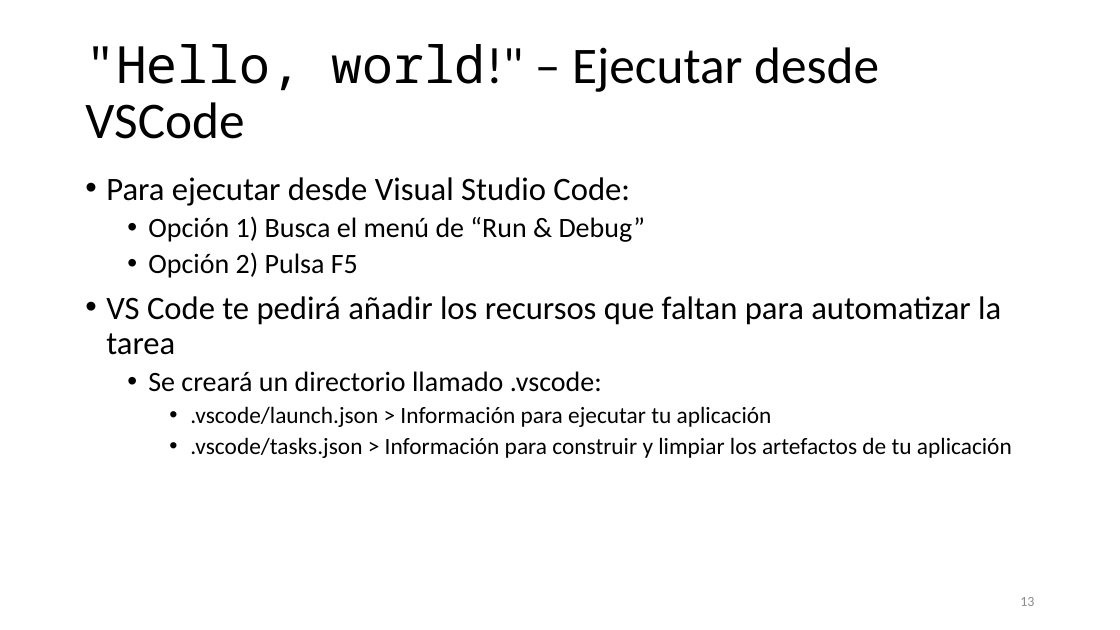
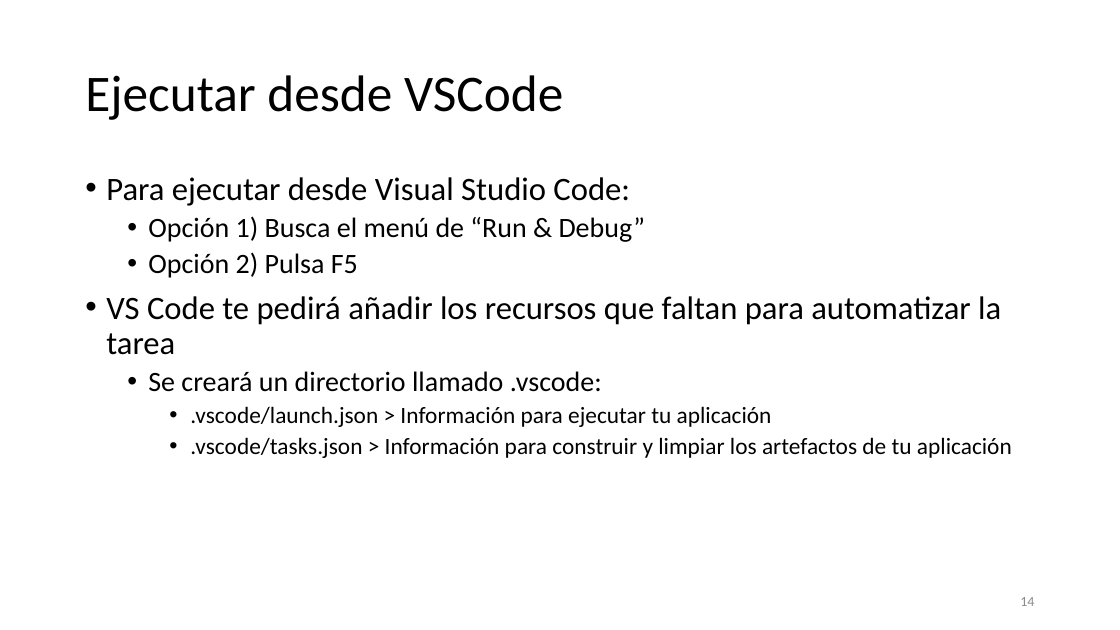
Before and after one commit to SergioLuis/hour-of-code-uva-2021, a slide deck: slide 14 of slides.pptx (slide 13 before the commit). Drawn at 1120x630 pixels with LibreOffice and Linux fonts; fonts in the diff are those of the drawing. Boxes give left, top, right and bottom in pixels: in the first picture for what was removed or moved away, otherwise in the second. Text is boxed around its words. In the diff, an @@ line names an element or a change of style, - is before the commit and + after.

```diff
--- a/slides.pptx
+++ b/slides.pptx
@@ title at [85, 75, 563, 120]: text changed @@
-"Hello, world!" – Ejecutar desde VSCode
+Ejecutar desde VSCode
@@ page number at [1020, 597, 1034, 606]: text changed @@
-13
+14
```
Also in this commit, not shown: 7 other slides changed, 14 slides added, 1 other file.
